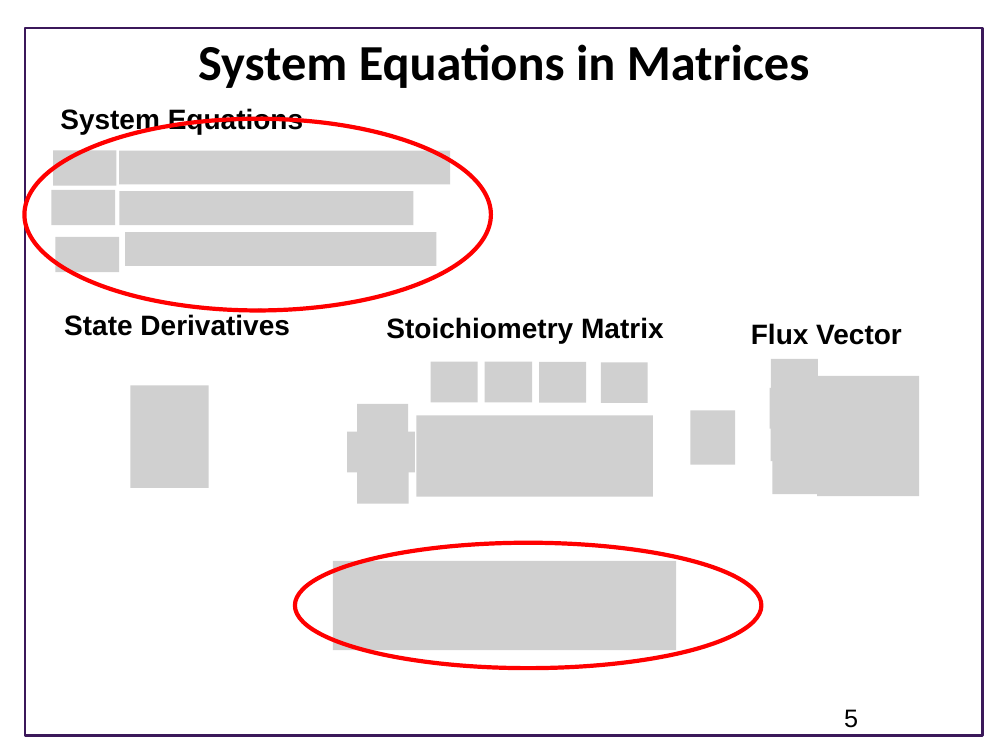
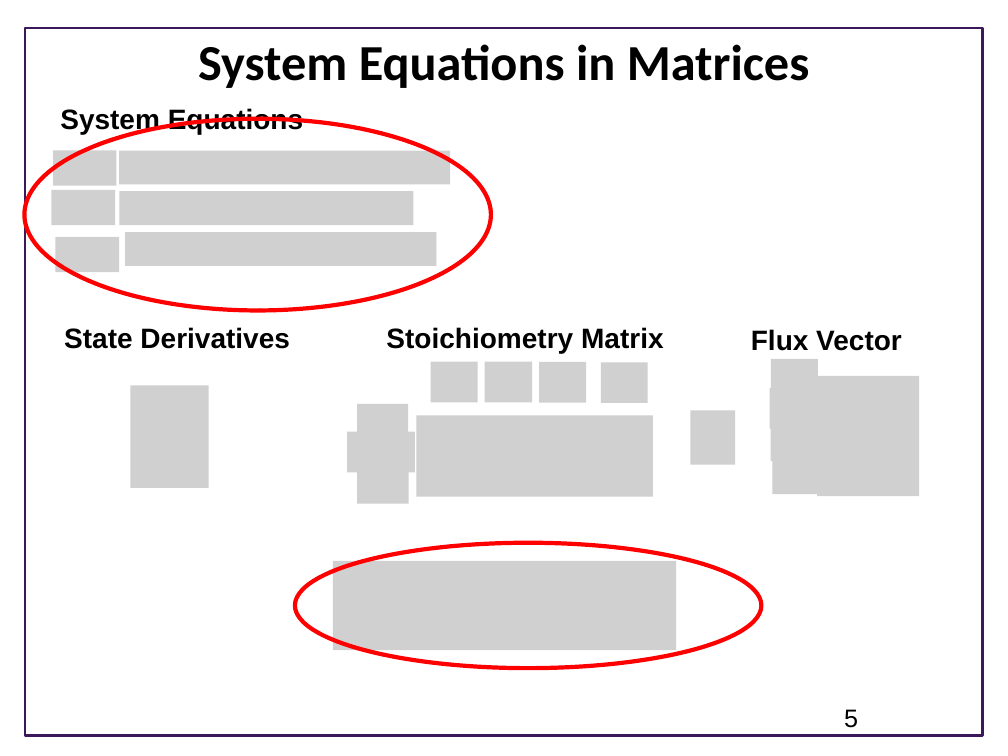
Before and after one commit to joseph-hellerstein/advanced-controls-lectures, a slide deck: slide 5 of Lecture_9-Accuracy-Of-Linear-Models/Linearizing-Reaction-Networks.pptx. Drawn at 1008x756 pixels with LibreOffice and Linux fonts; fonts in the diff are those of the drawing; grey boxes stand for pictures; background and template pictures are left out. Boxes give left, top, right and bottom in pixels: in the first picture for what was removed or moved away, otherwise in the second. Text is boxed around its words. In the diff, an @@ line names an element or a change of style, - is before the commit and + after.

```diff
--- a/Lecture_9-Accuracy-Of-Linear-Models/Linearizing-Reaction-Networks.pptx
+++ b/Lecture_9-Accuracy-Of-Linear-Models/Linearizing-Reaction-Networks.pptx
@@ text "State Derivatives": place and size @@
-text "State Derivatives" at <box>64,314,290,336</box>
+text "State Derivatives" at <box>64,327,290,349</box>
@@ text "Stoichiometry Matrix": place and size @@
-text "Stoichiometry Matrix" at <box>386,317,664,343</box>
+text "Stoichiometry Matrix" at <box>386,327,664,353</box>
@@ text "Flux Vector": place and size @@
-text "Flux Vector" at <box>751,323,902,345</box>
+text "Flux Vector" at <box>751,329,902,351</box>
```
Also in this commit, not shown: 5 slides added, 2 slides removed, 1 other file.
